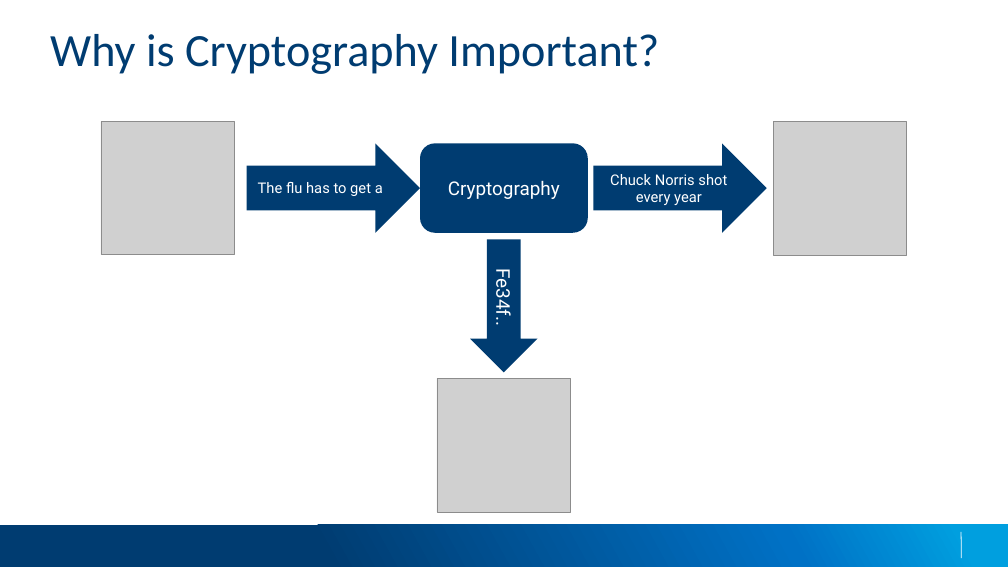
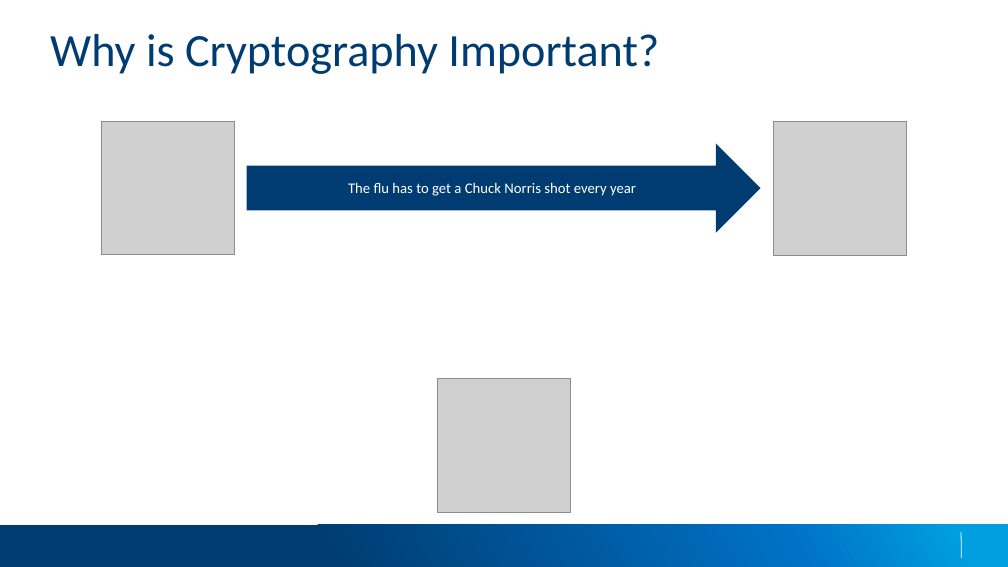
Before and after one commit to applesauce49/lincoln_high, a slide deck: slide 29 of presos/LincolnHighVisit-2023.pptx (slide 3 before the commit). Drawn at 1008x567 pixels with LibreOffice and Linux fonts; fonts in the diff are those of the drawing; grey boxes stand for pictures; background and template pictures are left out. Boxes give left, top, right and bottom in pixels: in the first picture for what was removed or moved away, otherwise in the second. Text is boxed around its words. In the diff, an @@ line names an element or a change of style, - is before the commit and + after.

```diff
--- a/presos/LincolnHighVisit-2023.pptx
+++ b/presos/LincolnHighVisit-2023.pptx
@@ right arrow "The flu has to get ...": place and size @@
-right arrow "The flu has to get ..." at (247, 144, 420, 233)
+right arrow "The flu has to get ..." at (247, 144, 761, 233)
@@ rounded rectangle removed at (420, 144, 588, 233) @@
-Cryptography
@@ right arrow removed at (594, 144, 767, 233) @@
-Chuck Norris shot every year
@@ text in right arrow at (348, 182, 636, 196): text changed; font Roboto to Calibri @@
-The flu has to get a
+The flu has to get a Chuck Norris shot every year
@@ right arrow removed at (470, 239, 537, 372) @@
-Fe34f..
```
Also in this commit, not shown: 27 other slides changed, 3 slides added.
